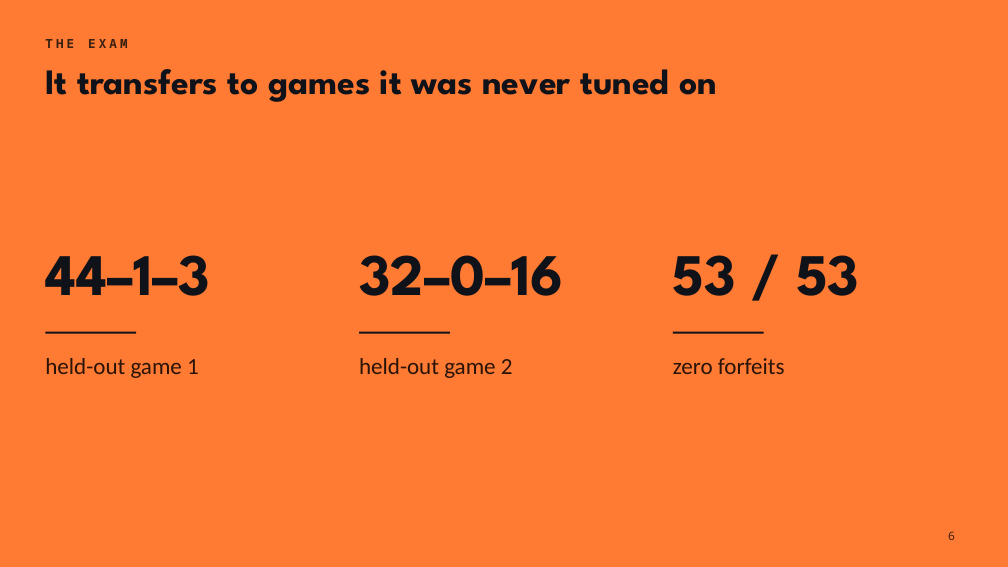
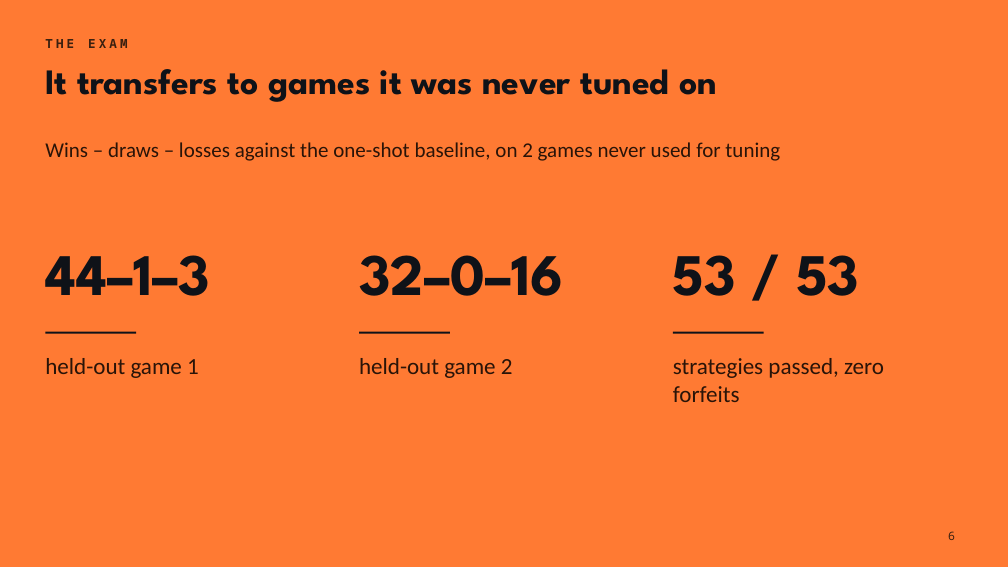
Before and after one commit to timoo-006/zentralhack-harness, a slide deck: slide 6 of docs/presentation/pitch.pptx. Drawn at 1008x567 pixels with LibreOffice and Linux fonts; fonts in the diff are those of the drawing. Boxes give left, top, right and bottom in pixels: in the first picture for what was removed or moved away, otherwise in the second. Text is boxed around its words. In the diff, an @@ line names an element or a change of style, - is before the commit and + after.

```diff
--- a/docs/presentation/pitch.pptx
+++ b/docs/presentation/pitch.pptx
@@ text added at box(45, 142, 780, 161), 20 pt, text #2A1408 @@
+Wins – draws – losses against the one-shot baseline, on 2 games never used for tuning
@@ text at box(673, 358, 884, 402): text changed @@
-zero forfeits
+strategies passed, zero forfeits
```
Also in this commit, not shown: 2 other slides changed, 2 other files.
